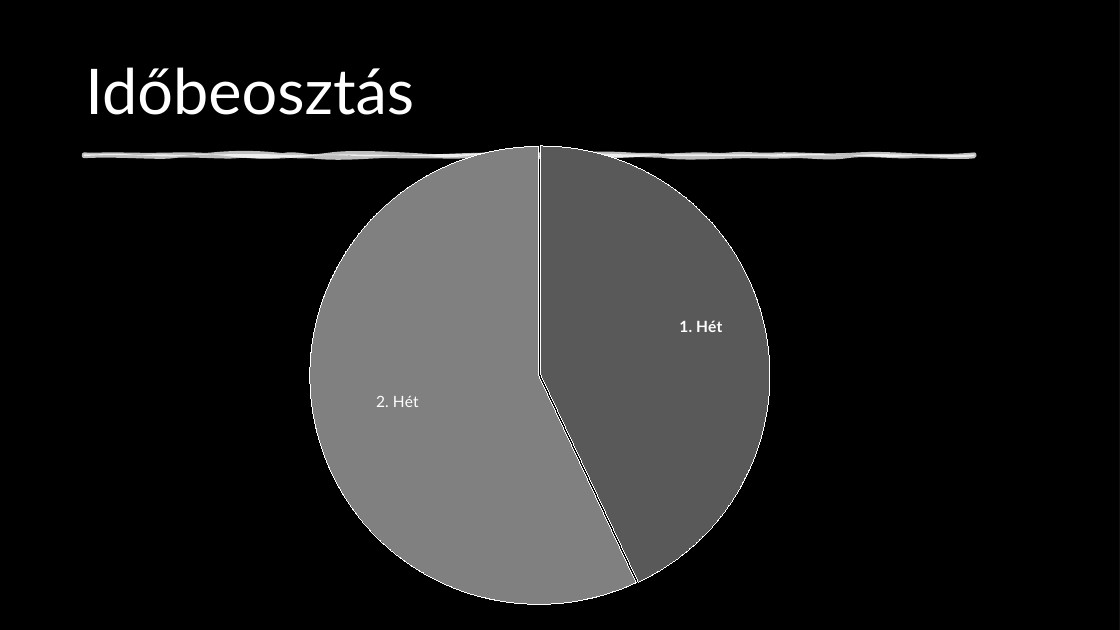
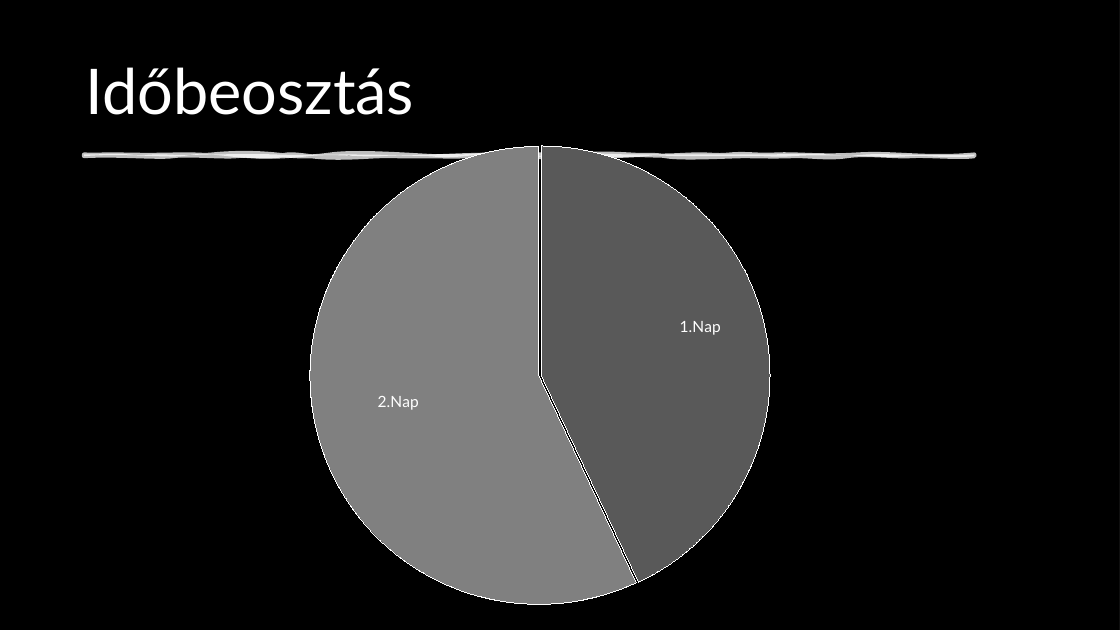
Before and after one commit to vektor32/ikt_project_cipo, a slide deck: slide 3 of Cipő projekt.pptx. Drawn at 1120x630 pixels with LibreOffice and Linux fonts; fonts in the diff are those of the drawing; background and template pictures are left out; a plain dark background stands for a picture behind light text. Boxes give left, top, right and bottom in pixels: in the first picture for what was removed or moved away, otherwise in the second. Text is boxed around its words. In the diff, an @@ line names an element or a change of style, - is before the commit and + after.

```diff
--- a/Cipő projekt.pptx
+++ b/Cipő projekt.pptx
@@ pie chart at [166, 133, 913, 618] @@
@@ data labels of Series 1 changed @@
```
Also in this commit, not shown: 2 other slides changed.
